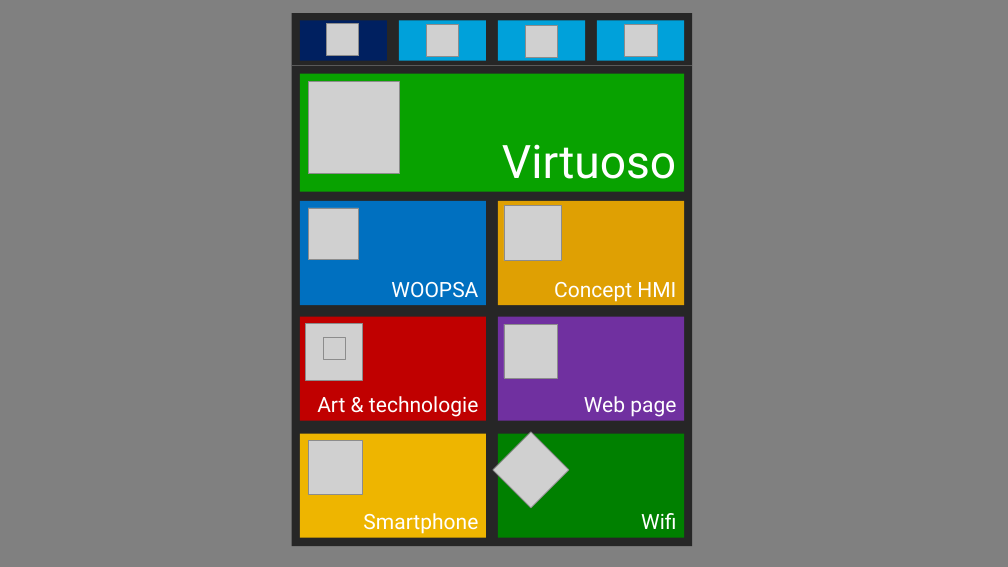
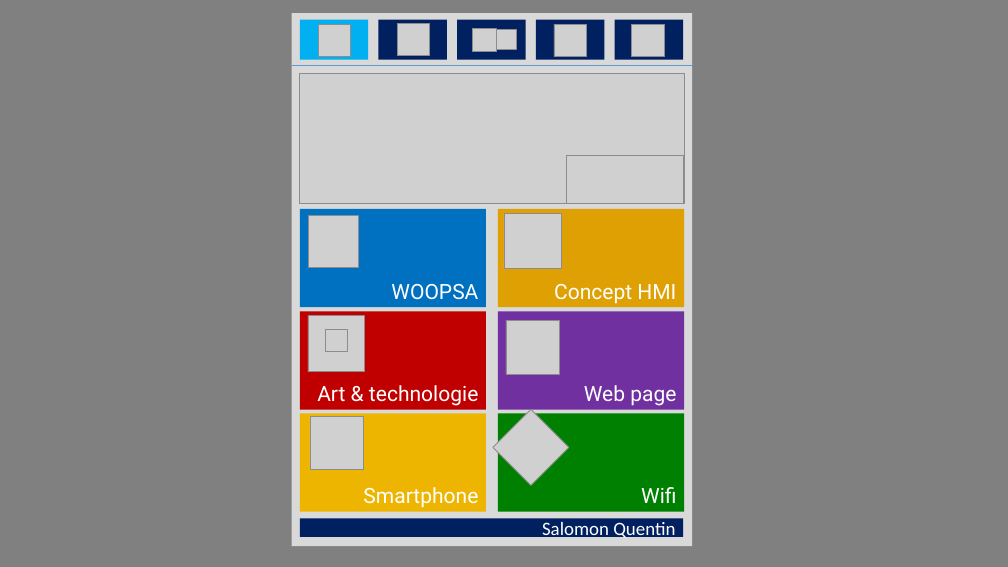
Before and after one commit to QuentinSalomon/TB, a slide deck: slide 1 of Administratif/Visuel/Visuel.pptx. Drawn at 1008x567 pixels with LibreOffice and Linux fonts; fonts in the diff are those of the drawing; grey boxes stand for pictures. Boxes give left, top, right and bottom in pixels: in the first picture for what was removed or moved away, otherwise in the second. Text is boxed around its words. In the diff, an @@ line names an element or a change of style, - is before the commit and + after.

```diff
--- a/Administratif/Visuel/Visuel.pptx
+++ b/Administratif/Visuel/Visuel.pptx
@@ rectangle at box(292, 13, 693, 546): fill #262626 to #D9D9D9 @@
@@ rectangle added at box(300, 20, 369, 60), fill #00B0F0 @@
@@ picture: place and size @@
-picture at box(327, 23, 358, 55)
+picture at box(319, 24, 351, 56)
@@ rectangle: place and size @@
-rectangle at box(300, 20, 387, 60)
+rectangle at box(379, 20, 448, 60)
@@ picture: place and size @@
-picture at box(426, 24, 459, 57)
+picture at box(397, 23, 430, 56)
@@ fill #00A1DA to #002060 in 3 elements at box(615, 20, 684, 60), box(536, 20, 605, 60), box(457, 20, 526, 60) @@
@@ rectangle: place and size @@
-rectangle at box(399, 20, 486, 60)
+rectangle at box(457, 20, 526, 60)
@@ picture added at box(473, 29, 496, 52) @@
@@ picture added at box(496, 29, 516, 50) @@
@@ rectangle: place and size @@
-rectangle at box(498, 20, 585, 60)
+rectangle at box(536, 20, 605, 60)
@@ picture: place and size @@
-picture at box(526, 26, 558, 58)
+picture at box(554, 24, 587, 57)
@@ rectangle: place and size @@
-rectangle at box(597, 20, 684, 60)
+rectangle at box(615, 20, 684, 60)
@@ picture: place and size @@
-picture at box(625, 24, 657, 57)
+picture at box(632, 24, 665, 57)
@@ line (292, 66) - (693, 66): stroke #595959 1.5 pt to #5B9BD5 1.5 pt @@
@@ rectangle removed at box(300, 73, 684, 191) @@
-Virtuoso
@@ picture added at box(300, 73, 684, 203) @@
@@ picture removed at box(309, 82, 400, 173) @@
@@ picture added at box(566, 155, 684, 203) @@
@@ rectangle "WOOPSA": place and size @@
-rectangle "WOOPSA" at box(300, 201, 486, 306)
+rectangle "WOOPSA" at box(300, 209, 486, 307)
@@ rectangle "Concept HMI": place and size @@
-rectangle "Concept HMI" at box(498, 201, 684, 306)
+rectangle "Concept HMI" at box(498, 209, 684, 307)
@@ picture: place and size @@
-picture at box(309, 208, 359, 259)
+picture at box(309, 216, 359, 268)
@@ picture: place and size @@
-picture at box(504, 206, 562, 261)
+picture at box(504, 214, 562, 269)
@@ rectangle "Art & technologie": place and size @@
-rectangle "Art & technologie" at box(300, 317, 486, 421)
+rectangle "Art & technologie" at box(300, 312, 486, 410)
@@ picture: place and size @@
-picture at box(306, 324, 363, 380)
+picture at box(308, 315, 364, 372)
@@ rectangle "Web page": place and size @@
-rectangle "Web page" at box(498, 317, 684, 421)
+rectangle "Web page" at box(498, 312, 684, 410)
@@ picture: place and size @@
-picture at box(504, 324, 558, 378)
+picture at box(506, 321, 560, 374)
@@ picture: place and size @@
-picture at box(324, 338, 345, 359)
+picture at box(326, 330, 347, 351)
@@ rectangle "Smartphone": place and size @@
-rectangle "Smartphone" at box(300, 433, 486, 538)
+rectangle "Smartphone" at box(300, 414, 486, 512)
@@ picture: place and size @@
-picture at box(309, 441, 362, 495)
+picture at box(310, 417, 364, 470)
@@ picture: place and size @@
-picture at box(493, 432, 569, 508)
+picture at box(493, 409, 569, 485)
@@ rectangle "Wifi": place and size @@
-rectangle "Wifi" at box(498, 433, 684, 538)
+rectangle "Wifi" at box(498, 414, 684, 512)
@@ rectangle added at box(300, 519, 684, 537), fill #002060, 18 pt, text #FFFFFF @@
+Salomon Quentin
```
Also in this commit, not shown: 2 other slides changed, 3 slides added, 1 slide removed, 31 other files.
